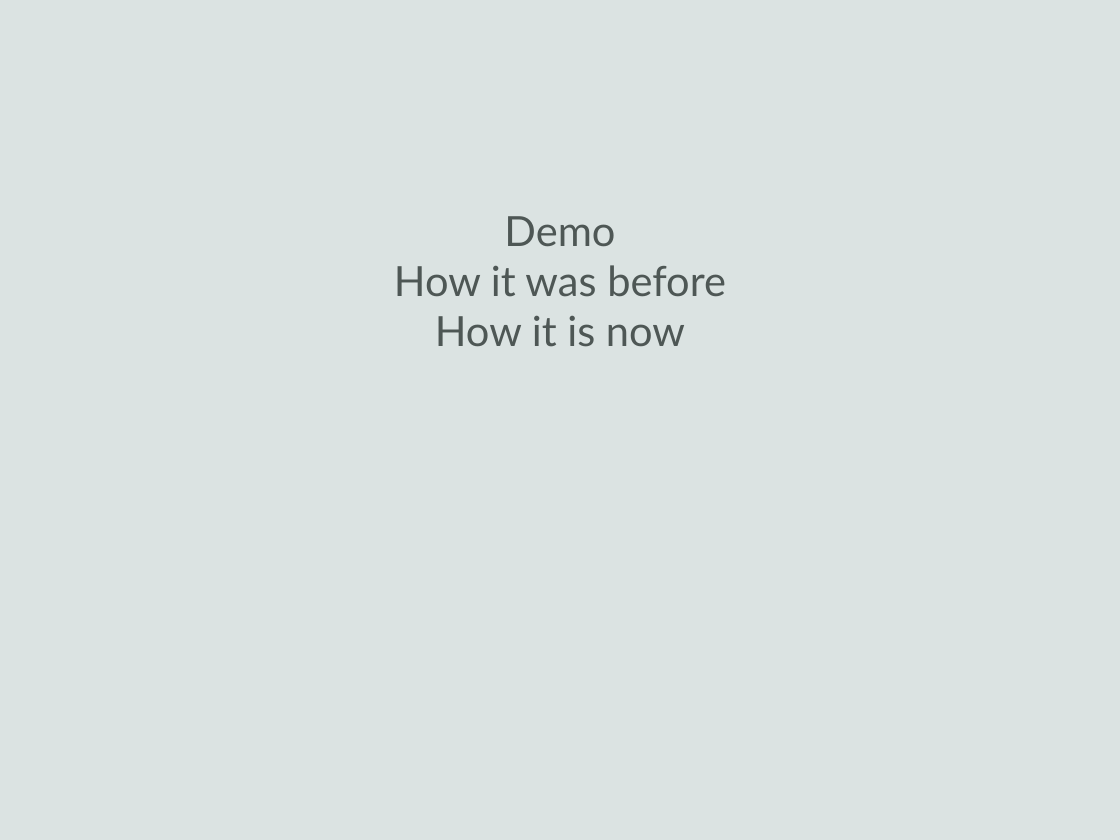
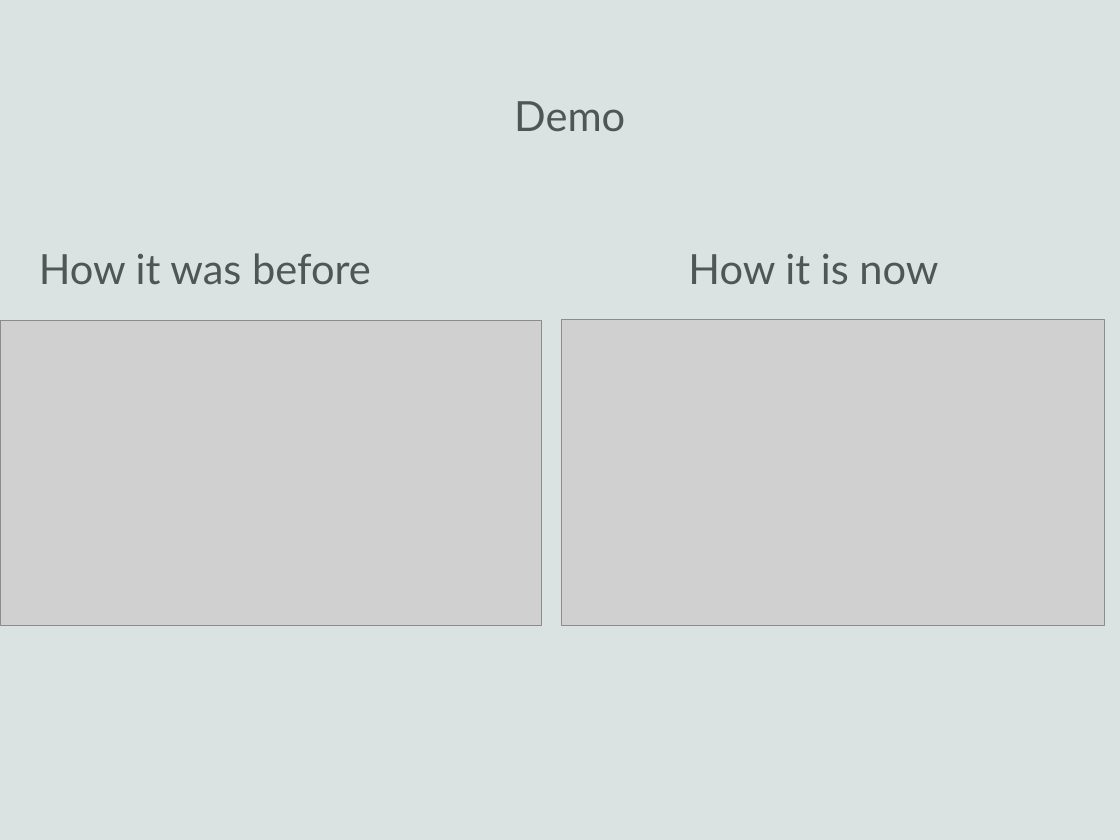
Before and after one commit to Pederytter/uglytub, a slide deck: slide 4 of præsentation/presentation_template.pptx. Drawn at 1120x840 pixels with LibreOffice and Linux fonts; fonts in the diff are those of the drawing; grey boxes stand for pictures; background and template pictures are left out. Boxes give left, top, right and bottom in pixels: in the first picture for what was removed or moved away, otherwise in the second. Text is boxed around its words. In the diff, an @@ line names an element or a change of style, - is before the commit and + after.

```diff
--- a/præsentation/presentation_template.pptx
+++ b/præsentation/presentation_template.pptx
@@ text "Demo": place and size @@
-text "Demo" at [394, 216, 726, 347]
+text "Demo" at [514, 101, 625, 131]
@@ text added at [39, 253, 371, 285], 38 pt, text #4E5755 @@
+How it was before
@@ text at [394, 265, 726, 347]: paragraphs removed @@
-How it was before
-How it is now
@@ text added at [688, 254, 938, 285], 38 pt, text #4E5755 @@
+How it is now
@@ picture added at [0, 321, 541, 625] @@
@@ picture added at [562, 320, 1105, 625] @@
```
Also in this commit, not shown: 2 other slides changed, 7 other files.
